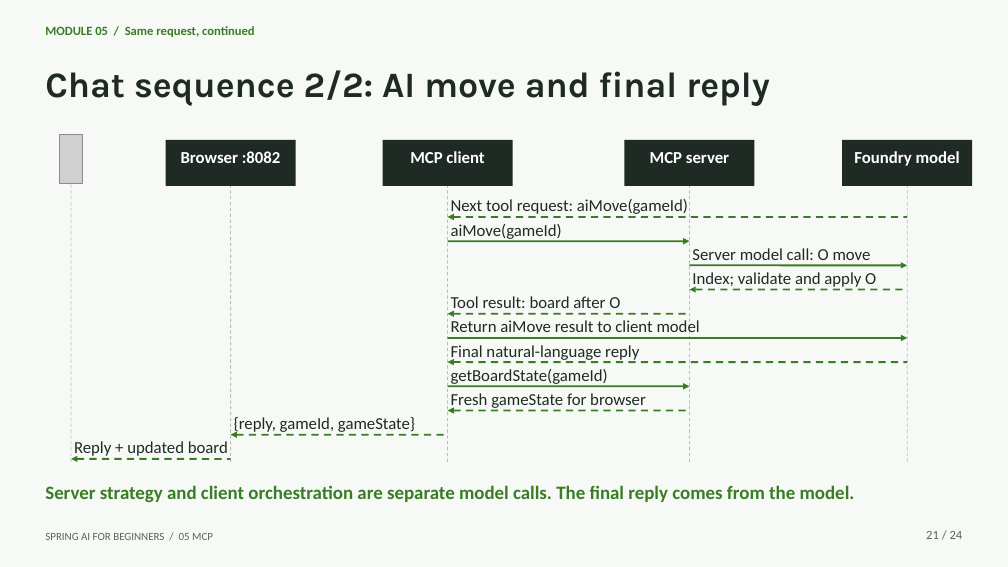
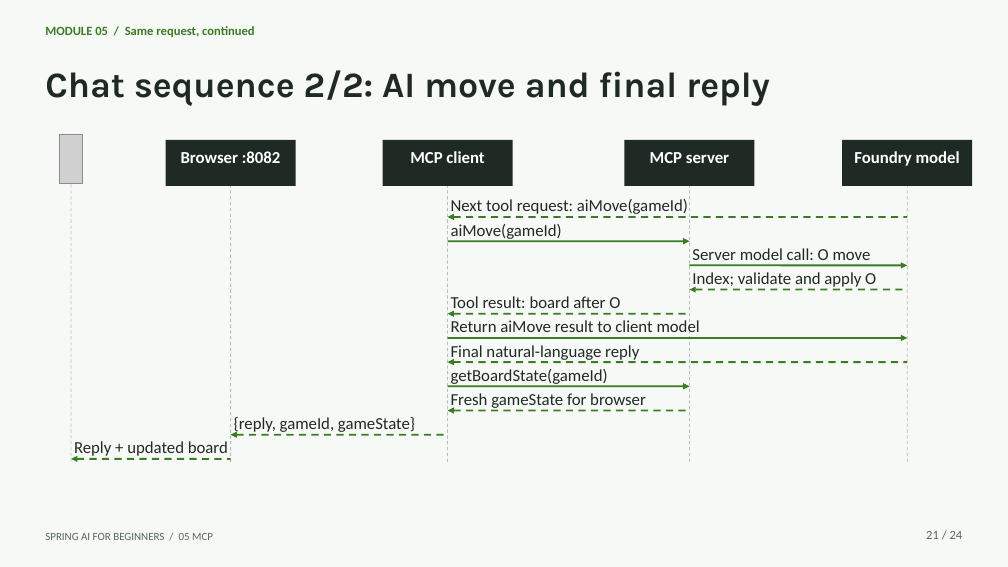
Before and after one commit to microsoft/Spring-AI-for-Beginners, a slide deck: slide 21 of presentations/05-mcp-with-spring-ai.pptx. Drawn at 1008x567 pixels with LibreOffice and Linux fonts; fonts in the diff are those of the drawing; grey boxes stand for pictures. Boxes give left, top, right and bottom in pixels: in the first picture for what was removed or moved away, otherwise in the second. Text is boxed around its words. In the diff, an @@ line names an element or a change of style, - is before the commit and + after.

```diff
--- a/presentations/05-mcp-with-spring-ai.pptx
+++ b/presentations/05-mcp-with-spring-ai.pptx
@@ text removed at <box>45,485,855,502</box> @@
-Server strategy and client orchestration are separate model calls. The final reply comes from the model.
```
Also in this commit, not shown: 22 other slides changed, 5 other files.
